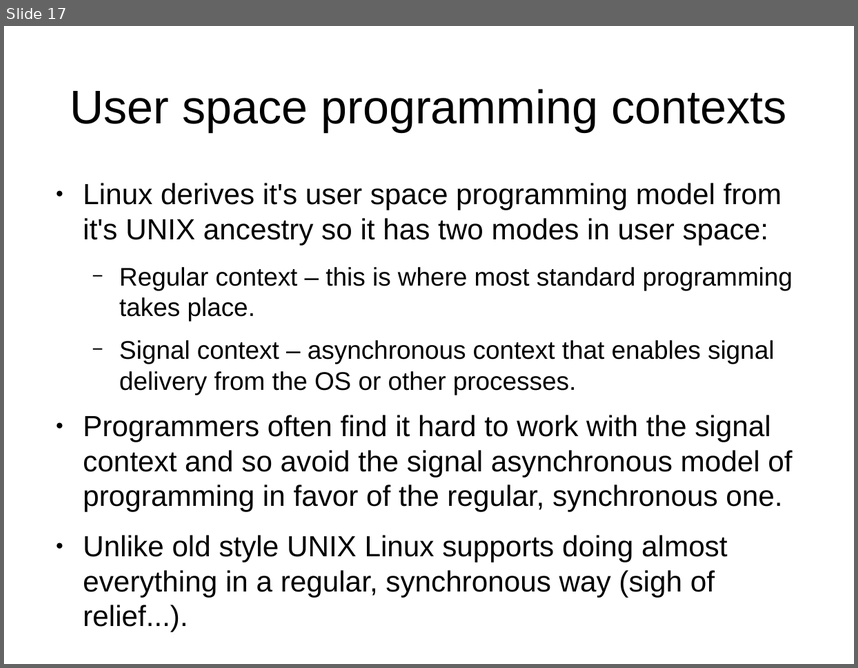
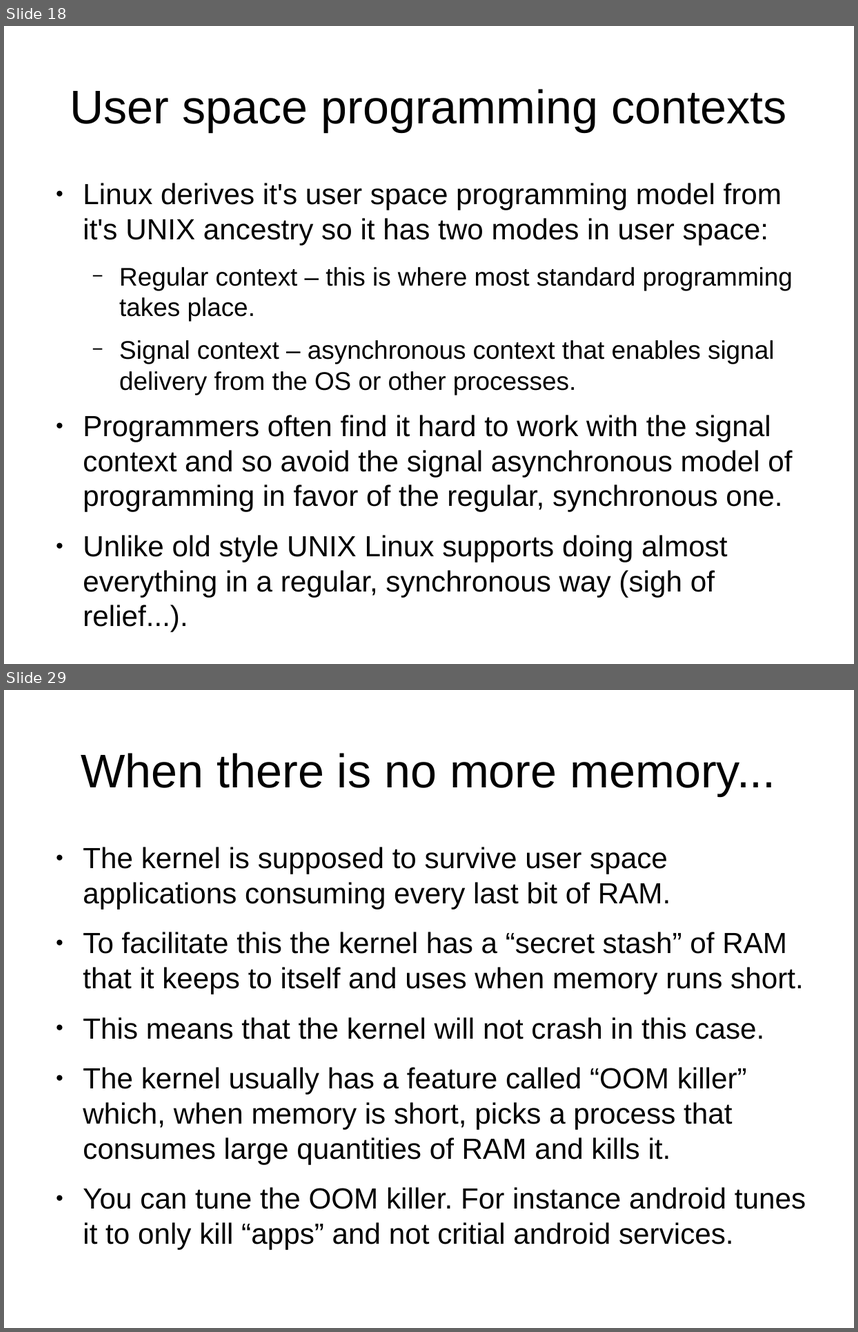
Before and after one commit to veltzer/demos-linux, a slide deck: doc/odp/linux_monitoring_and_debugging.odp. Shown one above the other, each under a label of ours: slide 17 before the commit, slides 18 and 29 after it; the slides between them are not shown. The pictures are 858x668 and 858x1332 pixels, drawn with LibreOffice and Linux fonts; fonts in the diff are those of the drawing. Boxes give left, top, right and bottom in pixels: in the first picture for what was removed or moved away, otherwise in the second. Text is boxed around its words. In the diff, an @@ line names an element or a change of style, - is before the commit and + after.

Commit message:
memory chapter is almost done

```diff
--- a/doc/odp/linux_monitoring_and_debugging.odp
+++ b/doc/odp/linux_monitoring_and_debugging.odp
@@ slide 29 added at (4,690,854,1328), background #FFFFFF @@
@@ title added at (81,753,776,796), 44 pt, text #000000 @@
+When there is no more memory...
@@ text added at (83,847,806,1249), 27.2 pt, text #000000 @@
+● The kernel is supposed to survive user space applications consuming every last bit of RAM.
+● To facilitate this the kernel has a “secret stash” of RAM that it keeps to itself and uses when memory runs short.
+● This means that the kernel will not crash in this case.
+● The kernel usually has a feature called “OOM killer” which, when memory is short, picks a process that consumes large quantities of RAM and kills it.
+● You can tune the OOM killer. For instance android tunes it to only kill “apps” and not critial android services.
@@ what was slide 17 is now slide 18 @@
```
Also in this commit, not shown: 14 other slides added.
